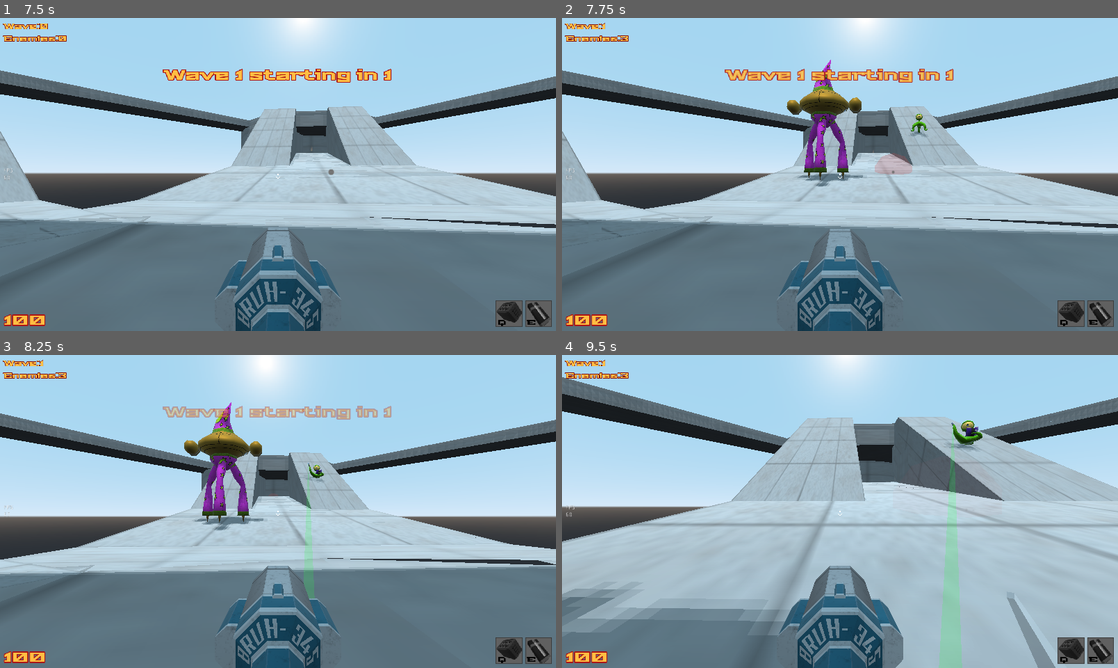
Above: before the commit, frames 1-4 (two rows, left to right).
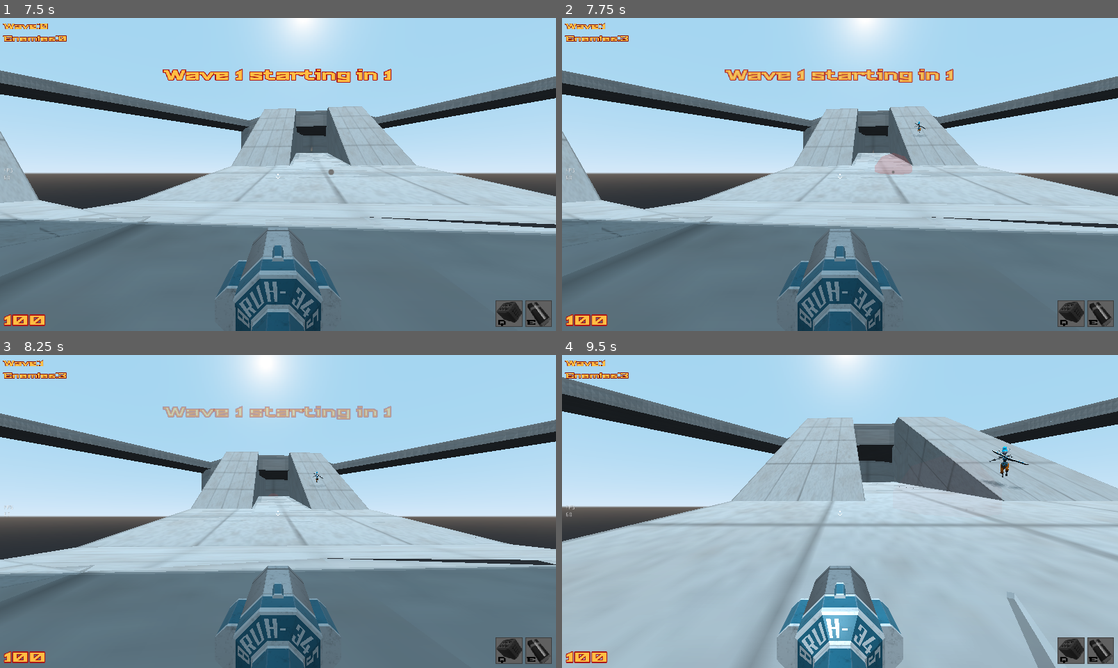
Above: after the commit, the same moments.

Repository: Game-Developers-Kerala/clichemovementshooter
Game: Godot game, scene res://levels/level1.tscn
Two runs of this game, one before a commit and one after it. Both use one fixed random seed, a clock stepped at 60 frames per second and the inputs below. Sound files missing from this copy of the repository are replaced by a short silence.
Inputs (mouse positions are in pixels of both pictures, inside the frame that each line leads up to):
- Up to frame 1 (7.5 s): tap Enter (enter) at 0.5, 1.55, 3.05, 4.55, 6.05 s; move the mouse to (305, 174) at 0.52 s; hold Enter (enter) 0.53-1.28 s; hold W (forward) 0.53-5.78 s; tap Space (jump) at 0.77, 1.52, 3.02, 3.77, 4.52, 6.02, 6.77 s; click (305, 174) at 0.8 s; move the mouse to (250, 174) at 1.27 s; click (250, 174) at 1.35 s; move the mouse to (289, 168) at 2.02 s; hold Enter (enter) 2.03-2.78 s; click (289, 168) at 2.3 s; move the mouse to (272, 180) at 2.77 s; right-click (272, 180) at 2.85 s; move the mouse to (316, 177) at 3.52 s; hold Q (homingmissile) 3.53-4.28 s; click (316, 177) at 3.8 s; move the mouse to (233, 171) at 4.27 s; click (233, 171) at 4.35 s; move the mouse to (283, 174) at 5.02 s; hold Shift (slide) 5.03-5.78 s; click (283, 174) at 5.3 s; move the mouse to (255, 168) at 5.77 s; hold D (right) 5.78-6.53 s; tap E (use) at 5.85 s; move the mouse to (305, 174) at 6.52 s; hold Enter (enter) 6.53-7.28 s; hold W (forward) from 6.53 s (still down); click (305, 174) at 6.8 s; move the mouse to (250, 174) at 7.27 s; click (250, 174) at 7.35 s
- Up to frame 2 (7.75 s): keep holding W (forward); tap Space (jump) at 7.52 s; tap Enter (enter) at 7.55 s
- Up to frame 3 (8.25 s): keep holding W (forward); move the mouse to (289, 505) at 8.02 s; hold Enter (enter) from 8.03 s (still down)
- Up to frame 4 (9.5 s): click (851, 505) at 8.3 s; move the mouse to (834, 517) at 8.77 s; release W (forward) at 8.78 s; release Enter (enter) at 8.78 s; hold A (left) from 8.78 s (still down); right-click (834, 517) at 8.85 s; tap Space (jump) at 9.02 s; tap Enter (enter) at 9.05 s

Frame 1 is identical in both runs. In frame 2, 2.1% of the frame differs, in the area x 40-66%, y 13-54%; in frame 3, 2.6%; in frame 4, 14%, in the area x 0-84%, y 20-100%.

Commit message:
last commit for game submission

Diff:
--- a/scenes/enemy/ground_pounder/ground_pounder.tscn
+++ b/scenes/enemy/ground_pounder/ground_pounder.tscn
@@ -59,6 +59,8 @@
 one_shot = true
 
 [node name="MeeleAttack" type="Area" parent="."]
+collision_layer = 0
+monitorable = false
 
 [node name="CollisionShape" type="CollisionShape" parent="MeeleAttack"]
 transform = Transform( 1, 0, 0, 0, 1, 0, 0, 0, 1, 0, 0.749116, 0 )
--- a/scripts/enemy/EnemyManager_Test.gd
+++ b/scripts/enemy/EnemyManager_Test.gd
@@ -1,6 +1,7 @@
 extends Node
 
 var enemy_count :int = 0
+
 
 
 onready var vantage_points :Node= get_tree().get_nodes_in_group("vantage_points")[0]
@@ -8,11 +9,26 @@
 
 enum enemy_types {sniper,megawizard,golem,ufo,arcgirl,wizard}
 
-const SPAWN_ORDER = [enemy_types.megawizard,enemy_types.ufo, enemy_types.wizard,
+const SPAWN_ORDER = [enemy_types.megawizard,enemy_types.golem, enemy_types.wizard,
 					enemy_types.sniper,enemy_types.arcgirl,enemy_types.ufo]
+
+const WAVES = [
+				[0,0,2,0,1,0], # 1
+				[0,0,3,0,3,0], #2
+				[0,0,2,1,2,0], #3
+				[0,1,3,2,2,0], #4
+				[0,2,4,2,1,0], # 5
+				[1,2,4,3,2,0], #6
+				[1,3,3,3,2,0], #7
+				[2,2,4,2,3,0], #8
+				[3,3,3,3,3,0], #9
+				[4,4,4,2,2,0], #10
+				]
 
 func get_spawn_order(enemy_type:int)->int:
 	return SPAWN_ORDER.find(enemy_type)
+
+
 
 const ENEMY_DICT = {
 		"megawizard":{
@@ -25,13 +41,21 @@
 			},
 #			get_ufo_random_spawn_point()
 		"ufo":{
-#			"scene":preload(""),
+			"scene":preload("res://scenes/enemy/heavy_gunner/heavy_gunner.tscn"),
 			"get_spawn_point":"get_ufo_random_spawn_point",
 			},
 		"wizard":{
 			"scene":preload("res://scenes/enemy/wizard/wizard.tscn"),
 			"get_spawn_point":"get_sniper_random_vantage_point"
-			}
+			},
+		"arcgirl":{
+			"scene":preload("res://scenes/enemy/arc_shooter/arc_shooter.tscn"),
+			"get_spawn_point":"get_sniper_random_vantage_point"
+			},
+		"golem":{
+			"scene":preload("res://scenes/enemy/ground_pounder/ground_pounder.tscn"),
+			"get_spawn_point":"get_sniper_random_vantage_point"
+		}
 		}
 
 func get_enemy_dict(enemy_type:int)->Dictionary:
@@ -51,10 +75,22 @@
 
 func _on_wave_start(wave_idx):
 	enemy_count = 0
-	spawn_enemies([1,0,1,1,0,0])
+	if wave_idx <= WAVES.size():
+		spawn_enemies(WAVES[wave_idx-1])
+	else:
+		spawn_enemies(get_random_roster())
+#	spawn_enemies(get_random_roster())
 	game.emit_signal("enemy_count_changed",enemy_count)
 
-
+func get_random_roster():
+	var roster :=[]
+	roster.push_back(random.randi()%4) #mega
+	roster.push_back(random.randi()%4) #golem
+	roster.push_back(random.randi()%4) #wizard
+	roster.push_back(random.randi()%4) #sniper
+	roster.push_back(random.randi()%4) #arcgirl
+	roster.push_back(0) #ufo
+	return roster
 
 func spawn_enemies(counts:=[]):
 	var assigned_points := []
--- a/scripts/enemy/ground_pounder/ground_pounder.gd
+++ b/scripts/enemy/ground_pounder/ground_pounder.gd
@@ -133,7 +133,7 @@
 				anim.play("straight_pound")
 		states.DEATH:
 			if is_anim_done() == false:
-				if $Death.is_stopped():
+				if !$Death.is_stopped():
 					$Death.start()
 					anim.play("death")
 
--- a/scripts/enemy/heavy_gunner/heavy_gunner.gd
+++ b/scripts/enemy/heavy_gunner/heavy_gunner.gd
@@ -1,5 +1,7 @@
 #heavy gunner
 extends BaseEnemy
+
+const CENTER_OF_MASS = Vector3(0,0.5,0)
 
 enum states{
 
@@ -62,8 +64,8 @@
 					_fire_shot(false) #right
 
 		states.DEATH:
+
 			pass
-
 
 
 func _physics_process(delta: float) -> void:
@@ -84,6 +86,7 @@
 			pass
 
 
+
 func _start_barrage() -> void:
 	$GunCoolTimer.start()
 	$GunBarrageTimer.start()
